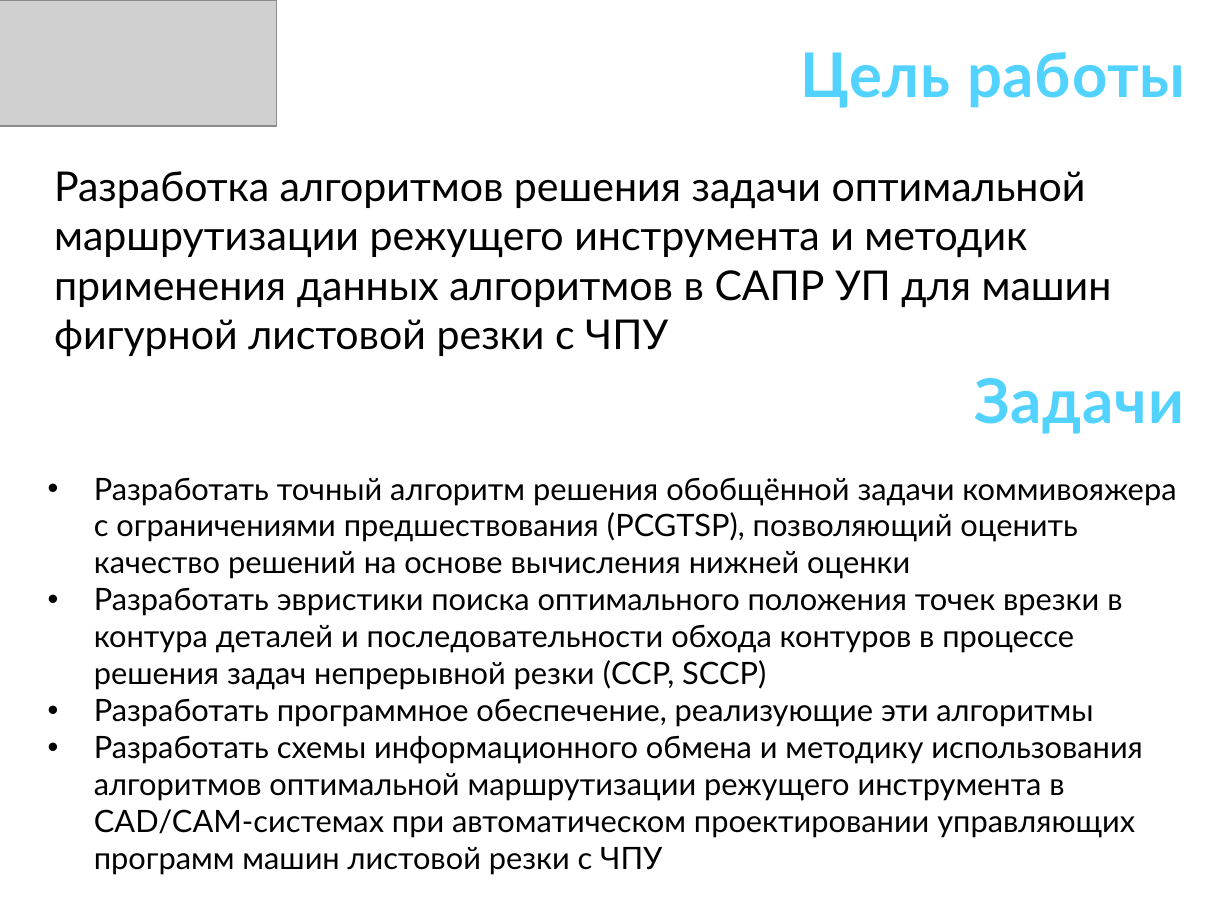
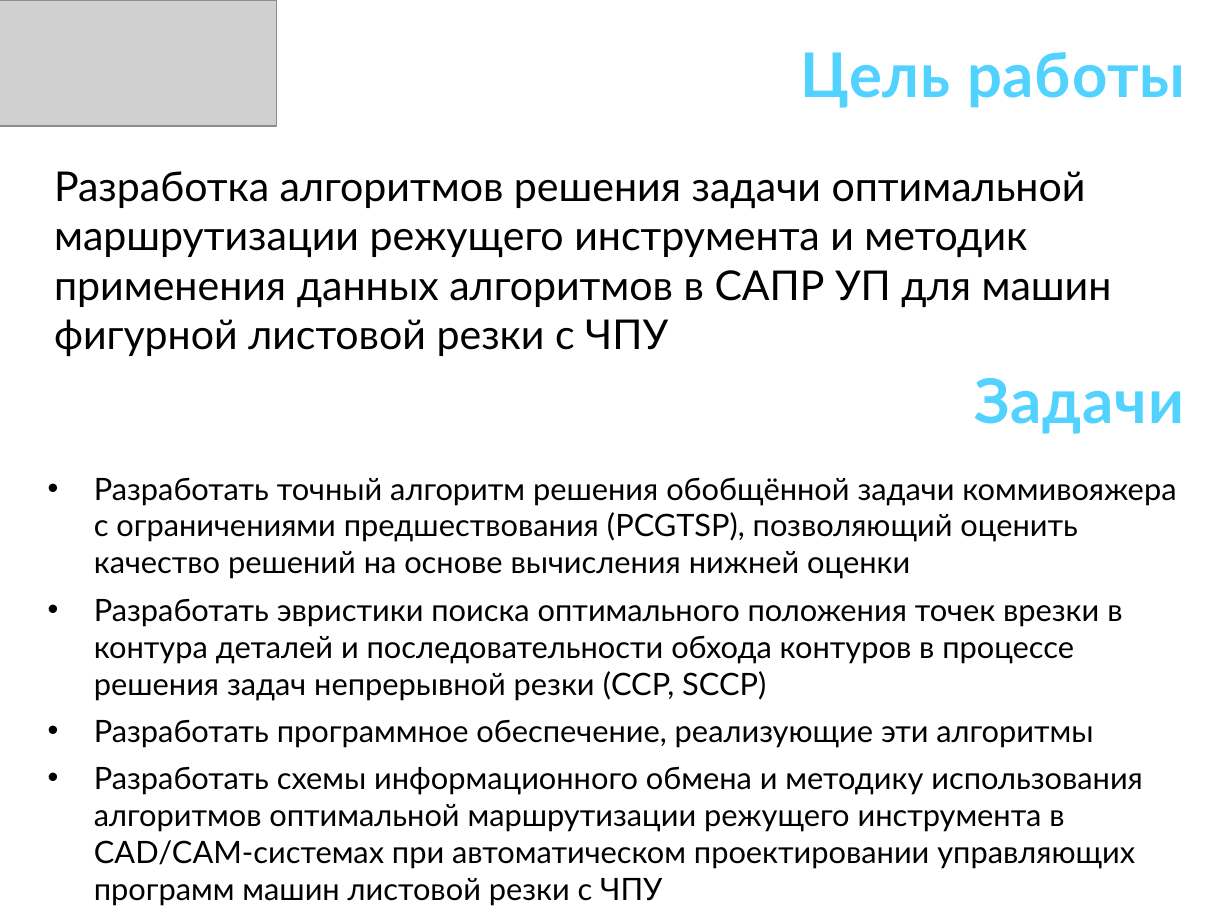
Before and after one commit to ukoloff/these, a slide deck: slide 3 of docx/К заседанию/30 Доклад.pptx. Drawn at 1232x924 pixels with LibreOffice and Linux fonts; fonts in the diff are those of the drawing; grey boxes stand for pictures. Boxes give left, top, right and bottom in pixels: in the first picture for what was removed or moved away, otherwise in the second. Text is boxed around its words. In the diff, an @@ line names an element or a change of style, - is before the commit and + after.

```diff
--- a/docx/К заседанию/30 Доклад.pptx
+++ b/docx/К заседанию/30 Доклад.pptx
@@ text "Разработать точный алгоритм решения обобщённой ..." at [94,477,1176,906]: more space between paragraphs @@
```
Also in this commit, not shown: 7 other slides changed.
